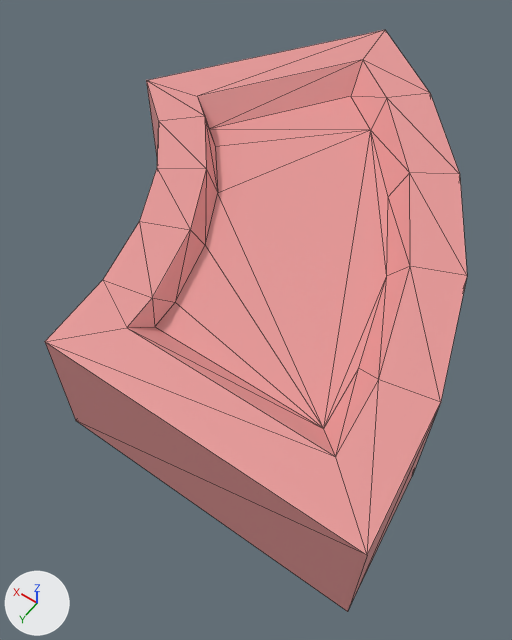
What one commit did to the glTF model Systems Offline/systems-offline/src/3d/Assets/General reuseable assets/Keypad/Key no 1.glb.
Rendered twice from a 50 mm camera at (-0.31, 0.076, 0.277) aimed at (-0.196, -0.084, 0.026). Every picture has the same lights, and +X, +Y and +Z are marked at lower left. The first picture is the older version. Mesh edges are drawn as thin lines. Where no turn or scale is listed for an object, it has been applied to the vertices. Vertices at exactly the same position are counted once.

Names of what the first picture shows: 'Key no 1'.
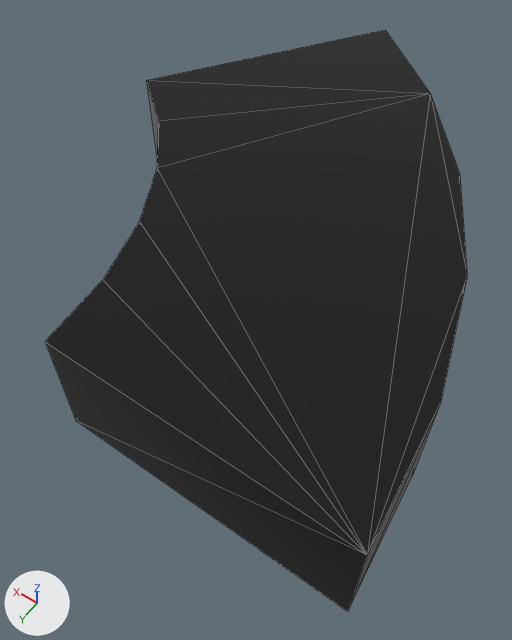
What the commit changed:
Material 'Material' (mat_material) changes colour from pink #e79897 to black #000000; in linear values from (0.8, 0.314, 0.309) to (0.0, 0.0, 0.0).
me_circle_005 is used by ob_key_no_1; location (0.0, 0.0, 0.0249).
me_circle_005 had 48 vertices, 92 faces and spanned x -0.294..-0.092, y -0.245..0.0, z 0.0..0.054.
me_circle_005 now has 24 vertices, 44 faces and spans x -0.294..-0.092, y -0.245..0.0, z 0.0..0.054.
Part 1, on me_circle_005:
24 vertices are removed from x -0.271..-0.12, y -0.214..-0.021, z 0.043..0.054.
58 faces are deleted.
10 new faces join them.

Changed parts and their boxes [x1, y1, x2, y2] in the pictures (512 x 640 px):
'Key no 1', recoloured, reshaped (pink to black): [45, 30, 467, 612] in both
part 1 of me_circle_005, built on: [45, 30, 467, 555] in both
